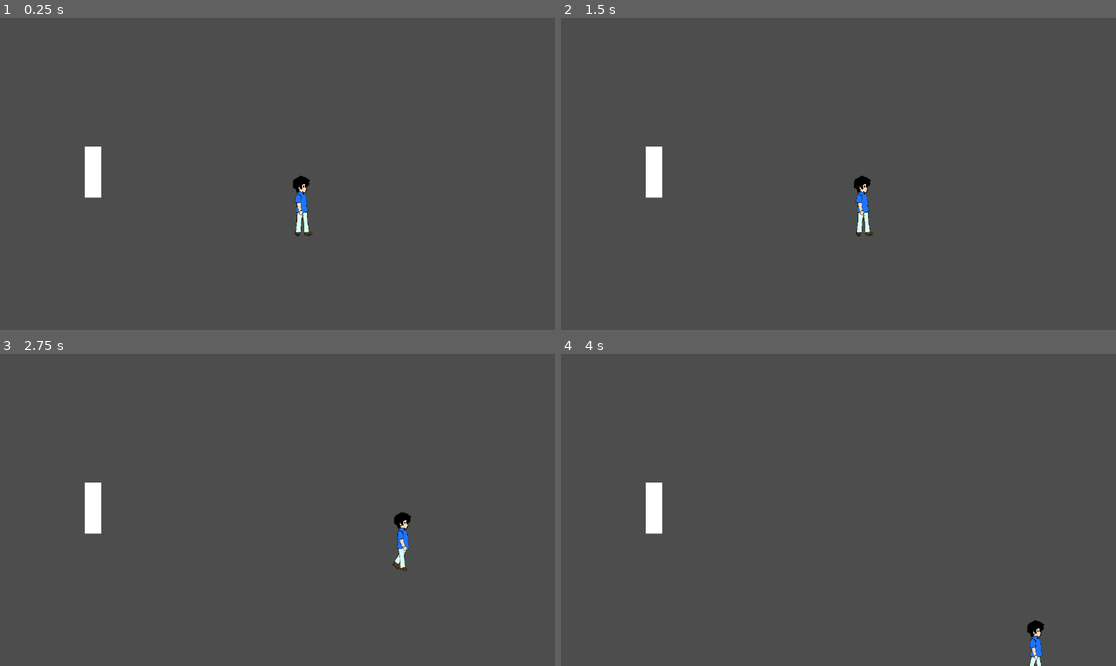
Above: before the commit, frames 1-4 (two rows, left to right).
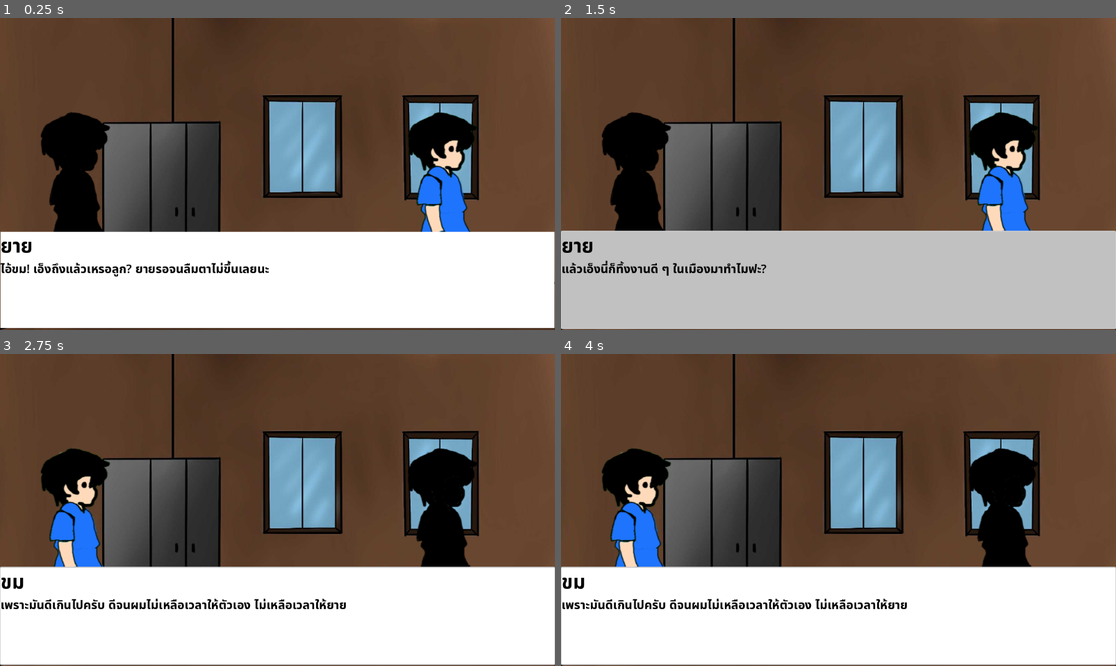
Above: after the commit, the same moments.

Repository: HeHHeyboi/BakChangKhom
Game: Godot game, scene res://Scene/MainGame.tscn
The game is run twice, just before and just after one commit, with the same random seed, the same clock (stepped at 60 frames per second) and the same inputs. The project has no main scene, so this scene is started directly.
Inputs (mouse positions are in pixels of both pictures, inside the frame that each line leads up to):
- Up to frame 1 (0.25 s): no input
- Up to frame 2 (1.5 s): click (838, 280) at 0.5 s, where only the run after the commit has a clickable "ยาย"; click (838, 280) at 1.25 s, where only the run after the commit has a clickable "ขม"
- Up to frame 3 (2.75 s): tap Enter at 2 s; move the mouse to (399, 494) at 2.02 s; hold D (right) from 2.03 s (still down); tap E at 2.1 s; click (399, 494) at 2.17 s
- Up to frame 4 (4 s): move the mouse to (727, 525) at 2.77 s; release D (right) at 2.78 s; hold S (down) 2.78-3.53 s; tap E at 2.85, 3.6 s; move the mouse to (894, 441) at 3.52 s; hold D (right) from 3.53 s (still down)

The runs differ from the first frame. In frame 1, 95% of the frame differs, in the area x 0-100%, y 0-100%; in frame 2, 95%; in frame 3, 95%; in frame 4, 95%.

Commit message:
Add CharacterSprite inside dialog

Diff:
--- a/Scene/Dialog_Scene.tscn
+++ b/Scene/Dialog_Scene.tscn
@@ -1,7 +1,8 @@
-[gd_scene load_steps=8 format=3 uid="uid://bibe6lb5jiu8t"]
+[gd_scene load_steps=9 format=3 uid="uid://bibe6lb5jiu8t"]
 
 [ext_resource type="Script" uid="uid://djwn8uysrfhyn" path="res://Scripts/dialog_scene.gd" id="1_wcj4s"]
 [ext_resource type="Texture2D" uid="uid://b55oyvcho4pj6" path="res://Assets/Chapter2_bg.jpg" id="2_ycqtm"]
+[ext_resource type="Texture2D" uid="uid://dq5jqn8qpy53p" path="res://Assets/CharacterSprite/Idle.png" id="3_pf8gr"]
 
 [sub_resource type="StyleBoxFlat" id="StyleBoxFlat_sfeuh"]
 bg_color = Color(1, 1, 1, 1)
@@ -17,7 +18,7 @@
 [sub_resource type="StyleBoxFlat" id="StyleBoxFlat_p7wtc"]
 bg_color = Color(1, 1, 1, 1)
 
-[node name="DialogScene" type="Control" node_paths=PackedStringArray("TextBox", "NameBox", "ChoiceContainer", "DialogButton")]
+[node name="DialogScene" type="Control" node_paths=PackedStringArray("TextBox", "NameBox", "ChoiceContainer", "DialogButton", "ShowSprites")]
 layout_mode = 3
 anchors_preset = 15
 anchor_right = 1.0
@@ -31,10 +32,29 @@
 DialogButton = NodePath("PanelContainer")
 test_file = "Chapter1ReturnHome.txt"
 BG_img = ExtResource("2_ycqtm")
+Test = true
+ShowSprites = NodePath("CharacterSprite")
 
 [node name="BG" type="Sprite2D" parent="."]
 position = Vector2(576, 324)
 scale = Vector2(0.6, 0.6)
+texture = ExtResource("3_pf8gr")
+
+[node name="CharacterSprite" type="Node2D" parent="."]
+position = Vector2(576, 324)
+
+[node name="Sprite1" type="Marker2D" parent="CharacterSprite"]
+position = Vector2(345, 78)
+scale = Vector2(0.966627, 32.879)
+
+[node name="Sprite2" type="Marker2D" parent="CharacterSprite"]
+position = Vector2(-417, 78)
+
+[node name="Sprite3" type="Marker2D" parent="CharacterSprite"]
+position = Vector2(469, 75)
+
+[node name="Sprite4" type="Marker2D" parent="CharacterSprite"]
+position = Vector2(-530, 78)
 
 [node name="PanelContainer" type="Button" parent="."]
 layout_mode = 1
--- /dev/null
+++ b/Scene/Global.tscn
@@ -0,0 +1,12 @@
+[gd_scene load_steps=3 format=3 uid="uid://ccvaog4q8nihx"]
+
+[ext_resource type="Script" uid="uid://dckx3i78ijukx" path="res://Scripts/global.gd" id="1_lwo08"]
+[ext_resource type="Texture2D" uid="uid://dq5jqn8qpy53p" path="res://Assets/CharacterSprite/Idle.png" id="2_fsv5w"]
+
+[node name="Global" type="Node2D"]
+scale = Vector2(0.998061, 0.994891)
+script = ExtResource("1_lwo08")
+_CharacterMap = {
+"ขม": ExtResource("2_fsv5w"),
+"ยาย": ExtResource("2_fsv5w")
+}
--- a/Scene/Player.tscn
+++ b/Scene/Player.tscn
@@ -31,7 +31,7 @@
 "times": PackedFloat32Array(0),
 "transitions": PackedFloat32Array(1),
 "update": 1,
-"values": [0]
+"values": [1]
 }
 tracks/2/type = "value"
 tracks/2/imported = false
@@ -155,6 +155,7 @@
 texture = ExtResource("2_jvxg0")
 hframes = 5
 vframes = 4
+frame = 1
 region_rect = Rect2(0, 0, 500, 3496)
 
 [node name="AnimationPlayer" type="AnimationPlayer" parent="Idle"]
--- /dev/null
+++ b/Scripts/CharacterSprite.gd
@@ -0,0 +1,21 @@
+class_name CharacterSprite extends Sprite2D
+
+var hl = false
+
+
+func _init(t, n: String):
+	self.texture = t
+	self.self_modulate = self.self_modulate.darkened(1)
+	self.name = n
+	self.set_meta("destroy", true)
+
+
+func highlight():
+	if !hl:
+		self.self_modulate = self.self_modulate.lightened(1)
+		hl = true
+
+
+func fade():
+	self.self_modulate = self.self_modulate.darkened(1)
+	hl = false
--- a/Scripts/dialog_scene.gd
+++ b/Scripts/dialog_scene.gd
@@ -7,8 +7,9 @@
 @export var test_file: String
 @export var BG_img: Texture2D
 @export var Test: bool
+@export var ShowSprites: Node2D
 
-@onready var bg_node = $"BG"
+@onready var bg_node = $"BG" as Sprite2D
 enum DialogType { Dialog, Choice, SelectChoice }
 
 const DIALOG = "dialog"
@@ -21,6 +22,7 @@
 var DialogDict := {DIALOG: []}
 var choiceButton = preload("res://Scene/DialogChoice.tscn")
 var curPlayer: Player = null
+var curSprite: CharacterSprite = null
 
 
 # NOTE: มีไว้ test
@@ -31,6 +33,12 @@
 		dialog_stack.append(DIALOG)
 		index_stack.append(0)
 		current_dialog = DialogDict[dialog_stack[-1]]
+		var playerSprite = CharacterSprite.new(Global.getCharacterTexture("ขม"), "ขม")
+		var grandma = CharacterSprite.new(Global.getCharacterTexture("ยาย"), "ยาย")
+		ShowSprites.add_child(playerSprite)
+		ShowSprites.add_child(grandma)
+		playerSprite.position = ShowSprites.get_child(1).position
+		grandma.position = ShowSprites.get_child(0).position
 		show_text(current_dialog[index_stack[-1]])
 		return
 
@@ -90,13 +98,16 @@
 func show_text(text: String):
 	var parse = parse_text(text)
 	DialogButton.disabled = false
-	# print("current", dialog_stack)
-	# print("current", index_stack)
 
 	match parse["type"]:
 		DialogType.Dialog:
 			NameBox.text = parse["name"]
 			TextBox.text = parse["dialog"]
+			for n in ShowSprites.get_children():
+				if n.name == parse["name"]:
+					curSprite = n as CharacterSprite
+					curSprite.highlight()
+					break
 		DialogType.Choice:
 			ChoiceContainer.visible = true
 			DialogButton.disabled = true
@@ -125,6 +136,7 @@
 
 func next_text() -> void:
 	index_stack[-1] += 1
+	curSprite.fade()
 	while index_stack.size() > 0 and index_stack[-1] >= current_dialog.size():
 		index_stack.pop_back()
 		dialog_stack.pop_back()
@@ -145,6 +157,11 @@
 	index_stack.clear()
 	dialog_stack.clear()
 	DialogDict[DIALOG] = []
+	for n in ShowSprites.get_children():
+		if n.has_meta("destroy"):
+			# print_rich("Destroy ", n.name)
+			n.queue_free()
+
 	if !Test && curPlayer != null:
 		curPlayer.isDialogShow = false
 
--- /dev/null
+++ b/Scripts/global.gd
@@ -0,0 +1,6 @@
+extends Node2D
+@export var _CharacterMap: Dictionary
+
+
+func getCharacterTexture(t_name: String):
+	return _CharacterMap[t_name]
--- a/project.godot
+++ b/project.godot
@@ -17,6 +17,7 @@
 [autoload]
 
 DialogScene="*res://Scene/Dialog_Scene.tscn"
+Global="*res://Scene/Global.tscn"
 
 [dotnet]
 
Binary file added: Assets/CharacterSprite/Idle.png
Not shown, changed: Assets/CharacterSprite/Idle.png.import
Not shown: 1 places in Scene/Player.tscn that only renumber resources
Not shown, added: Scripts/CharacterSprite.gd.uid
Not shown, added: Scripts/global.gd.uid
